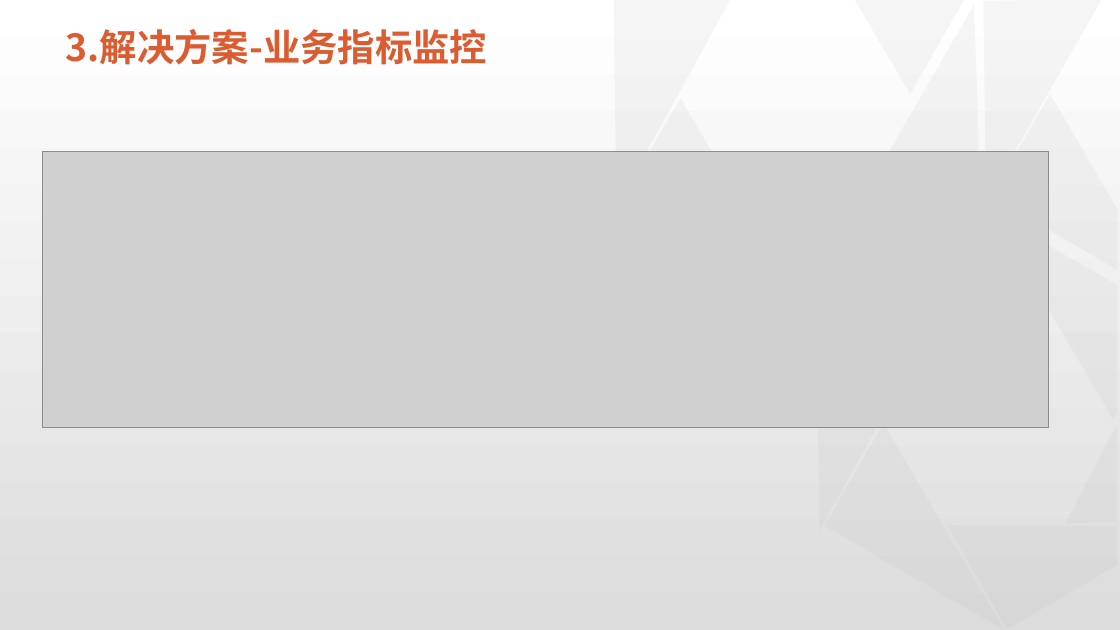
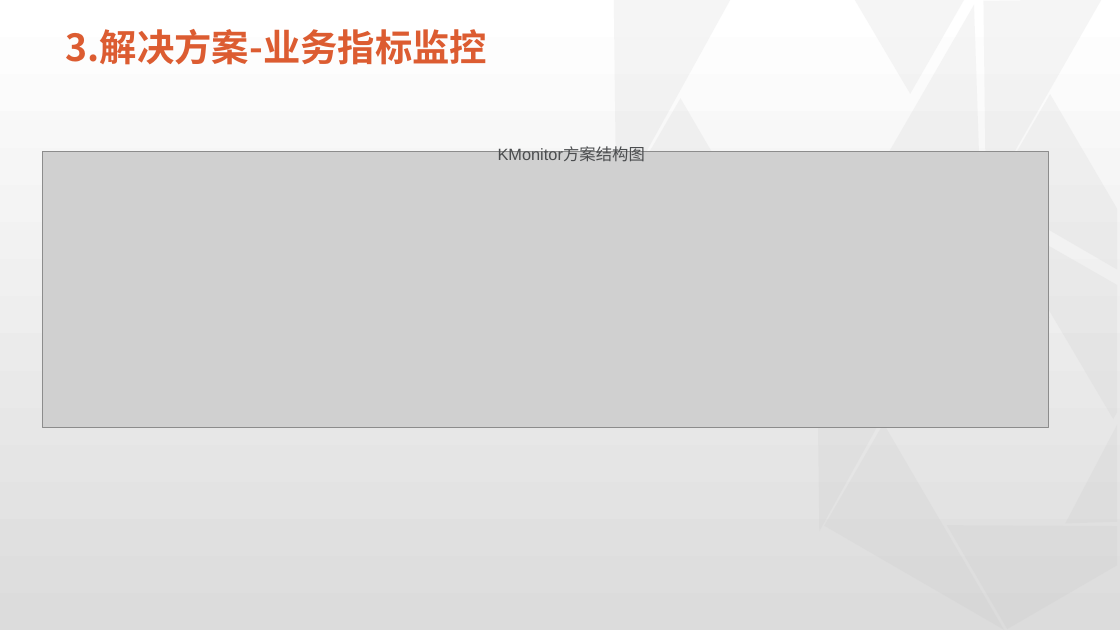
Before and after one commit to physicsLoveJava/java-miscellaneous, a slide deck: slide 16 of tech-interview/a-task/实习总结终板.pptx. Drawn at 1120x630 pixels with LibreOffice and Linux fonts; fonts in the diff are those of the drawing; grey boxes stand for pictures; background and template pictures are left out. Boxes give left, top, right and bottom in pixels: in the first picture for what was removed or moved away, otherwise in the second. Text is boxed around its words. In the diff, an @@ line names an element or a change of style, - is before the commit and + after.

```diff
--- a/tech-interview/a-task/实习总结终板.pptx
+++ b/tech-interview/a-task/实习总结终板.pptx
@@ text added at (498,147,645,162), 14 pt, text #4B4D4F @@
+KMonitor方案结构图
```
Also in this commit, not shown: 6 other slides changed, 2 slides added, 2 other files.
